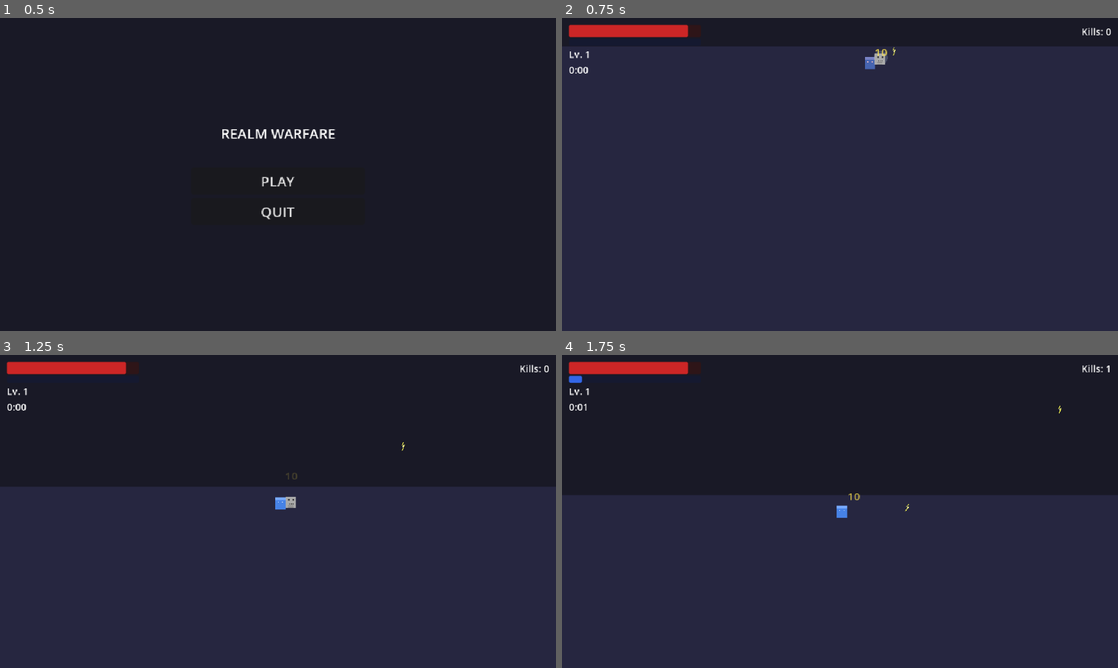
Above: before the commit, frames 1-4 (two rows, left to right).
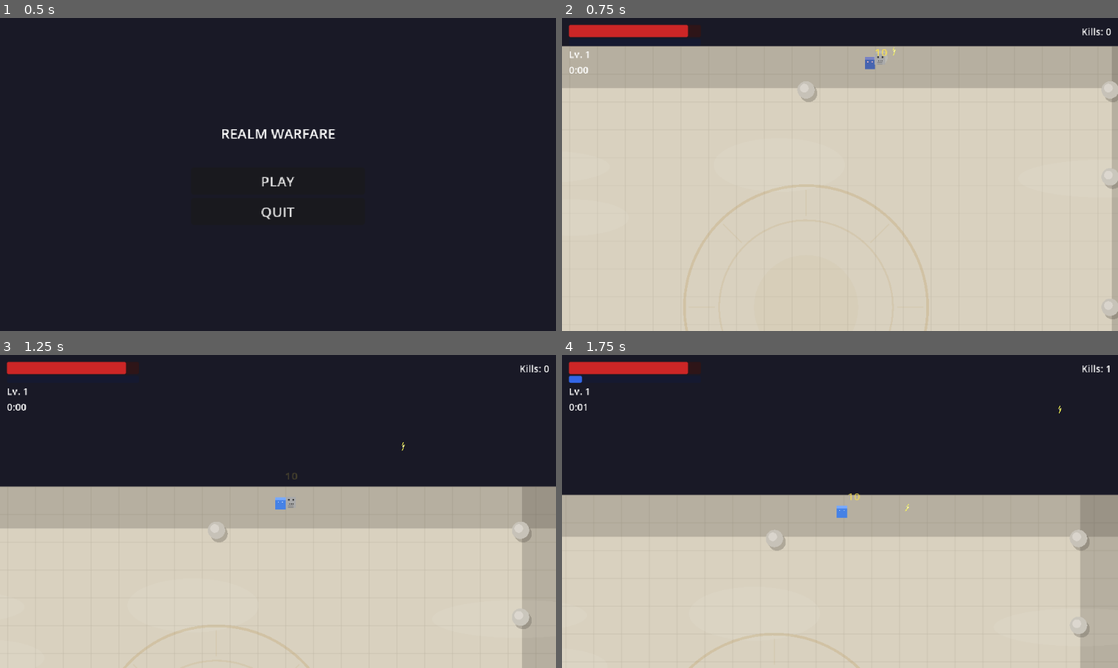
Above: after the commit, the same moments.

Repository: LshMakh/RealmWarfare
Game: Godot game, scene res://scenes/main_menu/main_menu.tscn
Same seed, same stepped clock (60 frames per second), same inputs: the game is played once before the commit and once after it.
Inputs (mouse positions are in pixels of both pictures, inside the frame that each line leads up to):
- Up to frame 1 (0.5 s): no input
- Up to frame 2 (0.75 s): click "PLAY" at 0.5 s
- Up to frame 3 (1.25 s): no input
- Up to frame 4 (1.75 s): move the mouse to (962, 495) at 1.27 s; hold D (move_right) from 1.28 s (still down); click (962, 495) at 1.42 s

Frame 1 is identical in both runs. In frame 2, 91% of the frame differs, in the area x 0-100%, y 8-100%; in frame 3, 58%; in frame 4, 55%.

Commit message:
feat: Olympus marble background and themed powerup drops
Olympus realm background:
- Procedural marble floor with 32px tile grid
- Central gold arena medallion with decorative tick marks
- 10 decorative stone pillars around perimeter with shadows
- Drifting cloud wisps across upper area
- Edge darkening for depth

Themed powerup system (5% drop rate from enemy kills):
- Ambrosia (gold): heals 30% max HP with green flash
- Hermes' Wings (blue): magnetizes all XP gems for 5s
- Zeus' Wrath (white): 50 damage to all enemies + screen flash
- Procedural _draw() visuals with glow effect and bobbing animation
- Powerups not pooled (rare drops, queue_free on collection)

Diff:
--- /dev/null
+++ b/data/pickups/ambrosia.tres
@@ -0,0 +1,13 @@
+[gd_resource type="Resource" script_class="PickupData" load_steps=2 format=3]
+
+[ext_resource type="Script" path="res://data/pickups/pickup_data.gd" id="1"]
+
+[resource]
+script = ExtResource("1")
+pickup_id = &"ambrosia"
+name = "Ambrosia"
+description = "Restores 30% of max HP."
+effect_type = 0
+value = 0.3
+color = Color(1.0, 0.84, 0.0, 1.0)
+glow_color = Color(1.0, 0.92, 0.4, 1.0)
--- /dev/null
+++ b/data/pickups/hermes_wings.tres
@@ -0,0 +1,13 @@
+[gd_resource type="Resource" script_class="PickupData" load_steps=2 format=3]
+
+[ext_resource type="Script" path="res://data/pickups/pickup_data.gd" id="1"]
+
+[resource]
+script = ExtResource("1")
+pickup_id = &"hermes_wings"
+name = "Hermes' Wings"
+description = "Pulls all XP gems toward you for 5 seconds."
+effect_type = 1
+value = 5.0
+color = Color(0.4, 0.7, 1.0, 1.0)
+glow_color = Color(0.6, 0.85, 1.0, 1.0)
--- /dev/null
+++ b/data/pickups/pickup_data.gd
@@ -0,0 +1,12 @@
+class_name PickupData
+extends Resource
+
+enum EffectType { HEAL, MAGNET, BOMB }
+
+@export var pickup_id: StringName = &""
+@export var name: String = ""
+@export var description: String = ""
+@export var effect_type: EffectType = EffectType.HEAL
+@export var value: float = 0.0
+@export var color: Color = Color.WHITE
+@export var glow_color: Color = Color.WHITE
--- /dev/null
+++ b/data/pickups/zeus_wrath.tres
@@ -0,0 +1,13 @@
+[gd_resource type="Resource" script_class="PickupData" load_steps=2 format=3]
+
+[ext_resource type="Script" path="res://data/pickups/pickup_data.gd" id="1"]
+
+[resource]
+script = ExtResource("1")
+pickup_id = &"zeus_wrath"
+name = "Zeus' Wrath"
+description = "Damages all visible enemies for 50 damage."
+effect_type = 2
+value = 50.0
+color = Color(1.0, 1.0, 0.8, 1.0)
+glow_color = Color(1.0, 1.0, 0.5, 1.0)
--- /dev/null
+++ b/scenes/entities/pickups/powerup.tscn
@@ -0,0 +1,18 @@
+[gd_scene load_steps=4 format=3]
+
+[ext_resource type="Script" path="res://scripts/entities/pickups/powerup.gd" id="1"]
+[ext_resource type="Script" path="res://scripts/entities/pickups/powerup_visual.gd" id="2"]
+
+[sub_resource type="CircleShape2D" id="1"]
+radius = 6.0
+
+[node name="Powerup" type="Area2D"]
+collision_layer = 0
+collision_mask = 1
+script = ExtResource("1")
+
+[node name="Visual" type="Node2D" parent="."]
+script = ExtResource("2")
+
+[node name="CollisionShape2D" type="CollisionShape2D" parent="."]
+shape = SubResource("1")
--- a/scenes/realms/olympus.tscn
+++ b/scenes/realms/olympus.tscn
@@ -1,4 +1,6 @@
-[gd_scene format=3]
+[gd_scene load_steps=2 format=3]
+
+[ext_resource type="Script" path="res://scripts/realms/olympus_background.gd" id="bg_script"]
 
 [sub_resource type="RectangleShape2D" id="1"]
 size = Vector2(800, 16)
@@ -8,12 +10,9 @@
 
 [node name="Olympus" type="Node2D"]
 
-[node name="Background" type="ColorRect" parent="."]
-offset_left = -400.0
-offset_top = -300.0
-offset_right = 400.0
-offset_bottom = 300.0
-color = Color(0.15, 0.15, 0.25, 1)
+[node name="Background" type="Node2D" parent="."]
+z_index = -10
+script = ExtResource("bg_script")
 
 [node name="WallTop" type="StaticBody2D" parent="."]
 position = Vector2(0, -300)
--- a/scripts/autoload/game_events.gd
+++ b/scripts/autoload/game_events.gd
@@ -19,6 +19,9 @@
 signal boss_spawned(enemy: Node2D)
 signal boss_died(position: Vector2)
 
+# Pickups
+signal powerup_collected(pickup_data: Resource, position: Vector2)
+
 # UI
 signal show_level_up_ui(choices: Array)
 signal hide_level_up_ui
--- a/scripts/autoload/game_state.gd
+++ b/scripts/autoload/game_state.gd
@@ -8,6 +8,7 @@
 var run_time: float = 0.0
 var active_blessings: Array[BlessingData] = []
 var is_run_active: bool = false
+var magnet_active: bool = false
 
 
 func start_new_run() -> void:
@@ -17,6 +18,7 @@
 	kills = 0
 	run_time = 0.0
 	active_blessings.clear()
+	magnet_active = false
 	is_run_active = true
 	GameEvents.run_started.emit()
 
--- /dev/null
+++ b/scripts/entities/pickups/powerup.gd
@@ -0,0 +1,95 @@
+extends Area2D
+
+var data: PickupData
+var _bob_time: float = 0.0
+var _visual: Node2D
+
+
+func initialize(pickup_data: PickupData, pos: Vector2) -> void:
+	data = pickup_data
+	global_position = pos
+	_visual = $Visual
+	_visual.queue_redraw()
+
+
+func _ready() -> void:
+	body_entered.connect(_on_body_entered)
+	_visual = $Visual
+
+
+func _process(delta: float) -> void:
+	_bob_time += delta * 3.0
+	if _visual:
+		_visual.position.y = sin(_bob_time) * 2.0
+
+
+func _on_body_entered(body: Node2D) -> void:
+	if not body.is_in_group("player"):
+		return
+	if not data:
+		queue_free()
+		return
+
+	match data.effect_type:
+		PickupData.EffectType.HEAL:
+			_apply_heal(body)
+		PickupData.EffectType.MAGNET:
+			_apply_magnet()
+		PickupData.EffectType.BOMB:
+			_apply_bomb()
+
+	GameEvents.powerup_collected.emit(data, global_position)
+	queue_free()
+
+
+func _apply_heal(player: Node2D) -> void:
+	var health_comp: HealthComponent = player.health_component
+	if health_comp:
+		var heal_amount: int = int(health_comp.max_health * data.value)
+		health_comp.heal(heal_amount)
+	_flash_player(player, Color(0.2, 1.0, 0.2, 1.0))
+
+
+func _apply_magnet() -> void:
+	GameState.magnet_active = true
+	# Create a timer in the scene tree to expire the effect
+	# Connect to a lambda so it works after this node is freed
+	var duration: float = data.value
+	get_tree().create_timer(duration).timeout.connect(
+		func() -> void: GameState.magnet_active = false
+	)
+
+
+func _apply_bomb() -> void:
+	var damage: int = int(data.value)
+	var enemies := get_tree().get_nodes_in_group("enemies")
+	for enemy in enemies:
+		var health_comp: HealthComponent = enemy.get_node_or_null("HealthComponent")
+		if health_comp:
+			health_comp.take_damage(damage)
+	_screen_flash()
+
+
+func _flash_player(player: Node2D, color: Color) -> void:
+	var sprite: Node = player.get_node_or_null("Sprite2D")
+	if not sprite:
+		return
+	var tween := player.create_tween()
+	tween.tween_property(sprite, "modulate", color, 0.05)
+	tween.tween_property(sprite, "modulate", Color.WHITE, 0.15)
+
+
+func _screen_flash() -> void:
+	var canvas_layer := CanvasLayer.new()
+	canvas_layer.layer = 100
+	get_tree().current_scene.add_child(canvas_layer)
+
+	var flash := ColorRect.new()
+	flash.color = Color(1.0, 1.0, 0.9, 0.7)
+	flash.anchors_preset = Control.PRESET_FULL_RECT
+	flash.set_anchors_and_offsets_preset(Control.PRESET_FULL_RECT)
+	canvas_layer.add_child(flash)
+
+	var tween := flash.create_tween()
+	tween.tween_property(flash, "color:a", 0.0, 0.3)
+	tween.tween_callback(canvas_layer.queue_free)
--- /dev/null
+++ b/scripts/entities/pickups/powerup_visual.gd
@@ -0,0 +1,18 @@
+extends Node2D
+
+@export var draw_color: Color = Color.WHITE
+@export var glow_color: Color = Color.WHITE
+
+
+func _draw() -> void:
+	var parent: Node = get_parent()
+	if parent and parent.data:
+		draw_color = parent.data.color
+		glow_color = parent.data.glow_color
+
+	# Outer glow
+	draw_circle(Vector2.ZERO, 8.0, Color(glow_color, 0.3))
+	# Main circle
+	draw_circle(Vector2.ZERO, 5.0, draw_color)
+	# Inner highlight
+	draw_circle(Vector2(-1.5, -1.5), 2.0, Color(1.0, 1.0, 1.0, 0.5))
--- a/scripts/entities/pickups/xp_gem.gd
+++ b/scripts/entities/pickups/xp_gem.gd
@@ -30,9 +30,13 @@
 	if not _magnet_target:
 		return
 	var dist := global_position.distance_to(_magnet_target.global_position)
-	if dist < 80.0:
+	if GameState.magnet_active or dist < 80.0:
 		var direction := global_position.direction_to(_magnet_target.global_position)
-		var pull_speed := _magnet_speed * (1.0 + (80.0 - dist) / 80.0 * 2.0)
+		var pull_speed: float
+		if GameState.magnet_active:
+			pull_speed = 500.0
+		else:
+			pull_speed = _magnet_speed * (1.0 + (80.0 - dist) / 80.0 * 2.0)
 		global_position += direction * pull_speed * delta
 
 
--- /dev/null
+++ b/scripts/realms/olympus_background.gd
@@ -0,0 +1,124 @@
+extends Node2D
+
+const ARENA_W: float = 800.0
+const ARENA_H: float = 600.0
+const HALF_W: float = 400.0
+const HALF_H: float = 300.0
+const TILE_SIZE: float = 32.0
+
+const BASE_COLOR := Color(0.85, 0.82, 0.75)
+const GRID_COLOR := Color(0.75, 0.72, 0.65, 0.35)
+const MEDALLION_COLOR := Color(0.72, 0.58, 0.32, 0.25)
+const MEDALLION_INNER_COLOR := Color(0.72, 0.58, 0.32, 0.15)
+const PILLAR_COLOR := Color(0.78, 0.76, 0.72)
+const PILLAR_SHADOW := Color(0.3, 0.28, 0.25, 0.3)
+const EDGE_DARK := Color(0.1, 0.08, 0.06, 0.18)
+const CLOUD_COLOR := Color(1.0, 1.0, 1.0, 0.06)
+
+var _cloud_positions: Array[Vector2] = []
+var _cloud_sizes: Array[Vector2] = []
+var _cloud_speeds: Array[float] = []
+
+func _ready() -> void:
+	z_index = -10
+	_init_clouds()
+
+func _init_clouds() -> void:
+	var rng := RandomNumberGenerator.new()
+	rng.seed = 42
+	for i in range(5):
+		var x: float = rng.randf_range(-HALF_W, HALF_W)
+		var y: float = rng.randf_range(-HALF_H, -HALF_H * 0.3)
+		_cloud_positions.append(Vector2(x, y))
+		_cloud_sizes.append(Vector2(rng.randf_range(60.0, 120.0), rng.randf_range(18.0, 35.0)))
+		_cloud_speeds.append(rng.randf_range(4.0, 12.0))
+
+func _process(delta: float) -> void:
+	for i in range(_cloud_positions.size()):
+		_cloud_positions[i].x += _cloud_speeds[i] * delta
+		if _cloud_positions[i].x > HALF_W + 130.0:
+			_cloud_positions[i].x = -HALF_W - 130.0
+	queue_redraw()
+
+func _draw() -> void:
+	_draw_base()
+	_draw_grid()
+	_draw_edge_darkening()
+	_draw_medallion()
+	_draw_pillars()
+	_draw_clouds()
+
+func _draw_base() -> void:
+	draw_rect(Rect2(-HALF_W, -HALF_H, ARENA_W, ARENA_H), BASE_COLOR)
+
+func _draw_grid() -> void:
+	var x: float = -HALF_W
+	while x <= HALF_W:
+		draw_line(Vector2(x, -HALF_H), Vector2(x, HALF_H), GRID_COLOR, 1.0)
+		x += TILE_SIZE
+	var y: float = -HALF_H
+	while y <= HALF_H:
+		draw_line(Vector2(-HALF_W, y), Vector2(HALF_W, y), GRID_COLOR, 1.0)
+		y += TILE_SIZE
+
+func _draw_edge_darkening() -> void:
+	var edge_w: float = 48.0
+	# Top edge
+	draw_rect(Rect2(-HALF_W, -HALF_H, ARENA_W, edge_w), EDGE_DARK)
+	# Bottom edge
+	draw_rect(Rect2(-HALF_W, HALF_H - edge_w, ARENA_W, edge_w), EDGE_DARK)
+	# Left edge
+	draw_rect(Rect2(-HALF_W, -HALF_H, edge_w, ARENA_H), EDGE_DARK)
+	# Right edge
+	draw_rect(Rect2(HALF_W - edge_w, -HALF_H, edge_w, ARENA_H), EDGE_DARK)
+
+func _draw_medallion() -> void:
+	var center := Vector2.ZERO
+	# Outer ring
+	draw_arc(center, 140.0, 0.0, TAU, 96, MEDALLION_COLOR, 3.0)
+	# Inner ring
+	draw_arc(center, 100.0, 0.0, TAU, 72, MEDALLION_INNER_COLOR, 2.0)
+	# Inner filled circle for subtle warmth
+	draw_circle(center, 60.0, Color(0.72, 0.58, 0.32, 0.06))
+	# Small decorative cross lines inside medallion
+	var tick_color := Color(0.72, 0.58, 0.32, 0.12)
+	for angle_i in range(8):
+		var angle: float = angle_i * TAU / 8.0
+		var inner_pt := center + Vector2.from_angle(angle) * 105.0
+		var outer_pt := center + Vector2.from_angle(angle) * 135.0
+		draw_line(inner_pt, outer_pt, tick_color, 1.5)
+
+func _draw_pillars() -> void:
+	var pillar_radius: float = 10.0
+	var shadow_offset := Vector2(3.0, 4.0)
+	var margin: float = 50.0
+	# Positions along the perimeter
+	var positions: Array[Vector2] = [
+		Vector2(-HALF_W + margin, -HALF_H + margin),
+		Vector2(0.0, -HALF_H + margin),
+		Vector2(HALF_W - margin, -HALF_H + margin),
+		Vector2(-HALF_W + margin, 0.0),
+		Vector2(HALF_W - margin, 0.0),
+		Vector2(-HALF_W + margin, HALF_H - margin),
+		Vector2(0.0, HALF_H - margin),
+		Vector2(HALF_W - margin, HALF_H - margin),
+		Vector2(-HALF_W + margin, -HALF_H * 0.5),
+		Vector2(HALF_W - margin, -HALF_H * 0.5),
+	]
+	for pos in positions:
+		# Shadow
+		draw_circle(pos + shadow_offset, pillar_radius, PILLAR_SHADOW)
+		# Pillar base
+		draw_circle(pos, pillar_radius, PILLAR_COLOR)
+		# Highlight
+		draw_circle(pos + Vector2(-2.0, -2.0), pillar_radius * 0.5, Color(0.9, 0.88, 0.85, 0.6))
+
+func _draw_clouds() -> void:
+	for i in range(_cloud_positions.size()):
+		var pos: Vector2 = _cloud_positions[i]
+		var sz: Vector2 = _cloud_sizes[i]
+		# Draw an ellipse using a scaled circle approach via draw_set_transform
+		draw_set_transform(pos, 0.0, Vector2(sz.x / sz.y, 1.0))
+		draw_circle(Vector2.ZERO, sz.y, CLOUD_COLOR)
+	# Reset transform
+	draw_set_transform(Vector2.ZERO, 0.0, Vector2.ONE)
--- a/scripts/run/run.gd
+++ b/scripts/run/run.gd
@@ -31,6 +31,13 @@
 		preload("res://data/enemies/skeleton_data.tres"),
 	]
 	wave_manager.boss_data = preload("res://data/enemies/cerberus_data.tres")
+	wave_manager.powerup_scene = preload("res://scenes/entities/pickups/powerup.tscn")
+	wave_manager.powerup_data_list = [
+		preload("res://data/pickups/ambrosia.tres"),
+		preload("res://data/pickups/hermes_wings.tres"),
+		preload("res://data/pickups/zeus_wrath.tres"),
+	]
+	wave_manager._entity_layer = $EntityLayer
 
 	# Wire up auto-attack
 	auto_attack.projectile_pool = projectile_pool
--- a/scripts/systems/wave_manager.gd
+++ b/scripts/systems/wave_manager.gd
@@ -16,6 +16,11 @@
 @export var spawn_radius: float = 300.0
 @export var max_active_enemies: int = 100
 @export var boss_spawn_time: float = 180.0
+
+@export var powerup_scene: PackedScene
+@export var powerup_drop_chance: float = 0.05
+@export var powerup_data_list: Array[PickupData] = []
+var _entity_layer: Node
 
 var _spawn_timer: float = 0.0
 var _run_time: float = 0.0
@@ -95,10 +100,26 @@
 
 func _on_enemy_killed(pos: Vector2) -> void:
 	GameState.kills += 1
+
+	# Chance to spawn a powerup
+	if powerup_scene and powerup_data_list.size() > 0 and randf() < powerup_drop_chance:
+		_spawn_powerup(pos)
+
 	if xp_pool:
 		var gem: Node = xp_pool.get_instance()
 		if gem and gem.has_method("activate"):
 			gem.activate(pos, 1, player)
+
+
+func _spawn_powerup(pos: Vector2) -> void:
+	var pickup: Node = powerup_scene.instantiate()
+	var data: PickupData = powerup_data_list[randi() % powerup_data_list.size()]
+	if _entity_layer:
+		_entity_layer.add_child(pickup)
+	else:
+		add_child(pickup)
+	if pickup.has_method("initialize"):
+		pickup.initialize(data, pos)
 
 
 func _on_boss_died(pos: Vector2) -> void:
